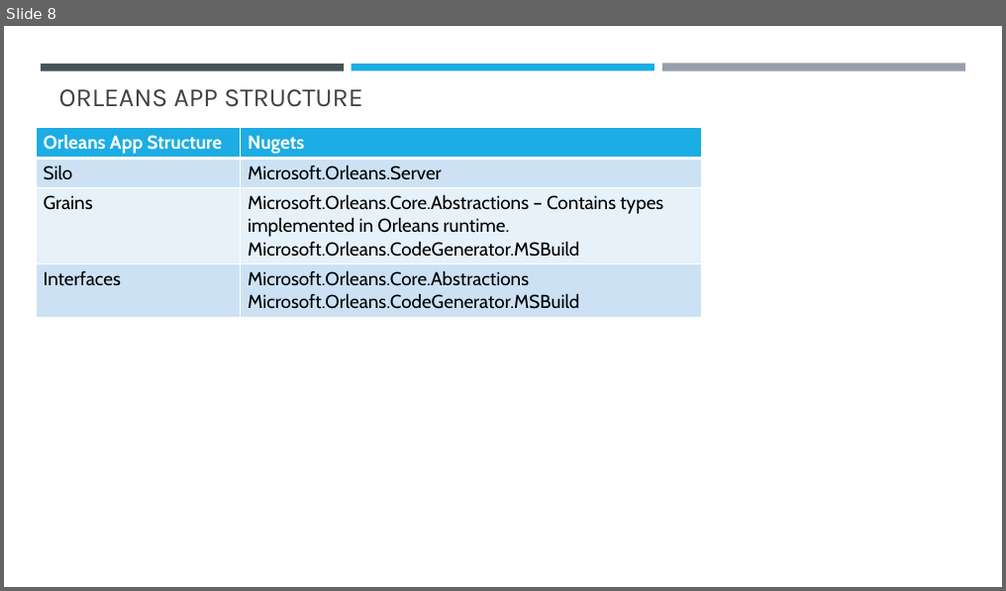
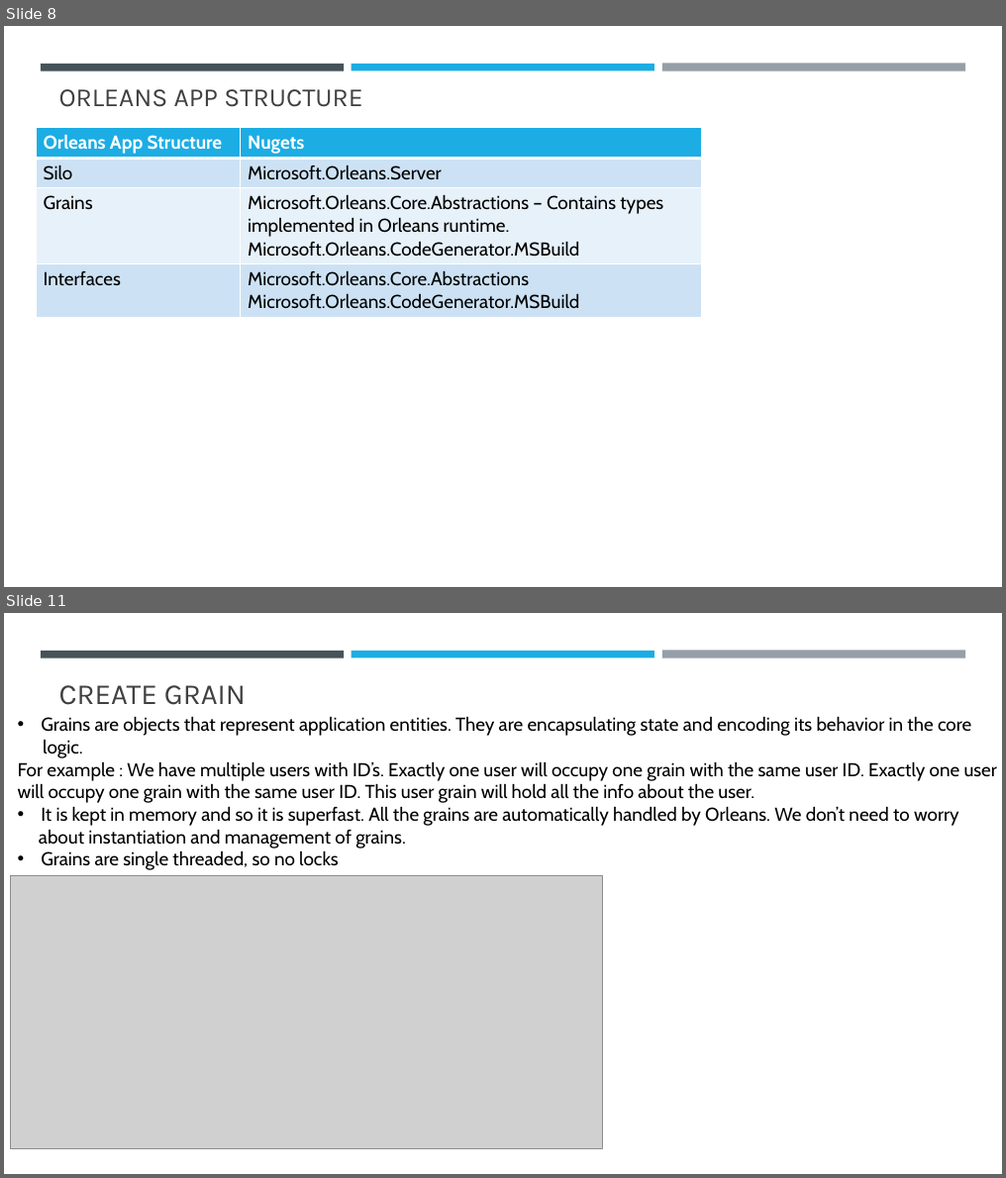
Before and after one commit to sansindia85/Orleans, a slide deck: Presentation/Microsoft Orleans.pptx. Shown one above the other, each under a label of ours: slide 8 before the commit, slides 8 and 11 after it; the slides between them are not shown. The pictures are 1006x591 and 1006x1178 pixels, drawn with LibreOffice and Linux fonts; fonts in the diff are those of the drawing; grey boxes stand for pictures. Boxes give left, top, right and bottom in pixels: in the first picture for what was removed or moved away, otherwise in the second. Text is boxed around its words. In the diff, an @@ line names an element or a change of style, - is before the commit and + after.

Commit message:
Grain with IntegerKey

```diff
--- a/Presentation/Microsoft Orleans.pptx
+++ b/Presentation/Microsoft Orleans.pptx
@@ slide 11 added at [4, 613, 1002, 1174], background #FFFFFF; not listed: 3 template elements that a slide beside it also shows @@
@@ title added at [59, 685, 246, 705], 28 pt, text #404040 @@
+CREATE GRAIN
@@ text added at [18, 716, 997, 870], 18 pt, text #000000 @@
+• Grains are objects that represent application entities. They are encapsulating state and encoding its behavior in the core
+logic.
+For example : We have multiple users with ID’s. Exactly one user will occupy one grain with the same user ID. Exactly one user
+will occupy one grain with the same user ID. This user grain will hold all the info about the user.
+• It is kept in memory and so it is superfast. All the grains are automatically handled by Orleans. We don’t need to worry
+about instantiation and management of grains.
+• Grains are single threaded, so no locks
@@ picture added at [10, 875, 602, 1150] @@
```
Also in this commit, not shown: 3 other slides added, 10 other files.
